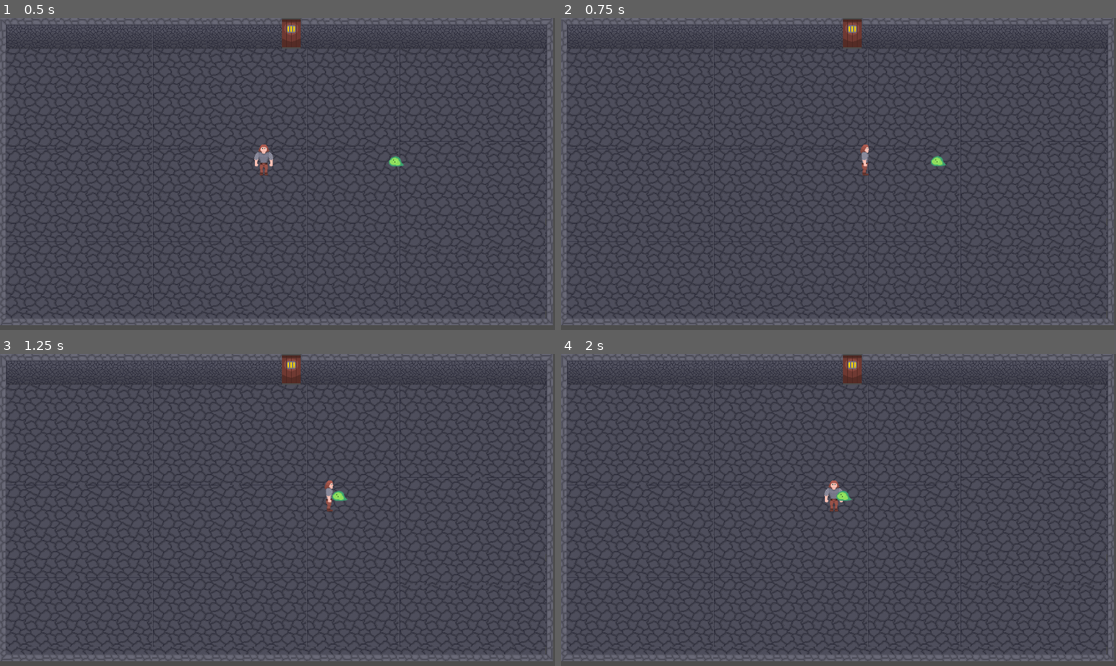
Above: before the commit, frames 1-4 (two rows, left to right).
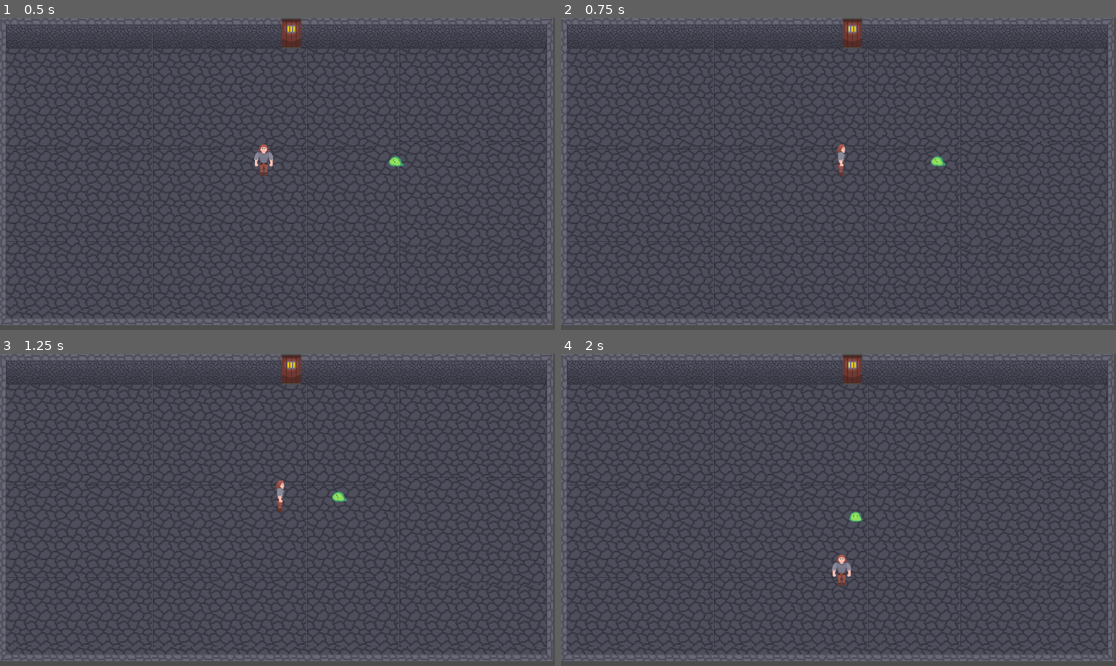
Above: after the commit, the same moments.

Repository: EsderJ10/proyecto-lqs
Game: Godot game, scene res://Scenes/test_room.tscn
The game is run twice, just before and just after one commit, with the same random seed, the same clock (stepped at 60 frames per second) and the same inputs.
Inputs:
- Up to frame 1 (0.5 s): no input
- Up to frame 2 (0.75 s): hold Right (move_right) from 0.53 s (still down); tap E (player_attack, bound only after the commit) at 0.6 s
- Up to frame 3 (1.25 s): keep holding Right (move_right)
- Up to frame 4 (2 s): release Right (move_right) at 1.28 s; hold Down (move_down) from 1.28 s (still down); tap E (player_attack, bound only after the commit) at 1.35 s

Frame 1 is identical in both runs. In frame 2, 0.2% of the frame differs, in the area x 49-56%, y 40-51%; in frame 3, 0.3%; in frame 4, 0.5%, in the area x 47-55%, y 40-75%.

Commit message:
First approach to player_attack feature #9

Diff:
--- a/Scenes/player.tscn
+++ b/Scenes/player.tscn
@@ -56,7 +56,8 @@
 
 [sub_resource type="CapsuleShape2D" id="CapsuleShape2D_547iw"]
 
-[sub_resource type="CircleShape2D" id="CircleShape2D_cvnsp"]
+[sub_resource type="SeparationRayShape2D" id="SeparationRayShape2D_cvnsp"]
+length = 27.0
 
 [node name="Player" type="CharacterBody2D"]
 script = ExtResource("1_avkim")
@@ -69,10 +70,13 @@
 position = Vector2(-1, 1)
 shape = SubResource("CapsuleShape2D_547iw")
 
-[node name="Area2D" type="Area2D" parent="."]
+[node name="HitboxAttack" type="Area2D" parent="."]
 
-[node name="CollisionShape2D" type="CollisionShape2D" parent="Area2D"]
+[node name="CollisionShape2D" type="CollisionShape2D" parent="HitboxAttack"]
 position = Vector2(-1, 28)
-shape = SubResource("CircleShape2D_cvnsp")
-one_way_collision = true
+shape = SubResource("SeparationRayShape2D_cvnsp")
 debug_color = Color(0.780821, 0.436582, 5.77569e-07, 0.42)
+
+[node name="AttackCooldownTimer" type="Timer" parent="."]
+
+[node name="AttackTimer" type="Timer" parent="."]
--- a/Scripts/Character/player.gd
+++ b/Scripts/Character/player.gd
@@ -1,28 +1,90 @@
 extends CharacterBody2D
 
-@export var speed = 421
-@onready var animated_sprite = $AnimatedSprite2D
+@export var speed: int = 421
+@export var is_attacking: bool = false
+@export var attack_duration: float = 0.3
+@export var attack_cooldown: float = 0.5
 
-func _process(delta):
+@onready var animated_sprite: AnimatedSprite2D = $AnimatedSprite2D
+@onready var hitbox_attack: Area2D = $HitboxAttack
+@onready var attack_cooldown_timer: Timer = $AttackCooldownTimer
+@onready var attack_timer: Timer = $AttackTimer
+
+var can_attack: bool = true
+var current_direction: String = "down"
+
+func _ready() -> void:
+	hitbox_attack.monitoring = false
+
+	attack_timer.timeout.connect(_on_attack_timer_timeout)
+	attack_cooldown_timer.timeout.connect(_on_attack_cooldown_timer_timeout)
+
+func _process(_float) -> void:
+	if Input.is_action_just_pressed("player_attack") and can_attack:
+		attack()
+
+func _physics_process(_delta: float) -> void:
 	var movement = Vector2.ZERO # Vector de movimiento del personaje (x,y)
 
-	if Input.is_action_pressed("move_right"):
-		movement.x += 1
-		animated_sprite.play("right")
-	if Input.is_action_pressed("move_left"):
-		movement.x -= 1
-		animated_sprite.play("left")
-	if Input.is_action_pressed("move_up"):
-		movement.y -= 1
-		animated_sprite.play("up")
-	if Input.is_action_pressed("move_down"):
-		movement.y += 1
-		animated_sprite.play("down")
+	if !is_attacking:
+		if Input.is_action_pressed("move_right"):
+			movement.x += 1
+			animated_sprite.play("right")
+			current_direction = "right"
+		if Input.is_action_pressed("move_left"):
+			movement.x -= 1
+			animated_sprite.play("left")
+			current_direction = "left"
+		if Input.is_action_pressed("move_up"):
+			movement.y -= 1
+			animated_sprite.play("up")
+			current_direction = "up"
+		if Input.is_action_pressed("move_down"):
+			movement.y += 1
+			animated_sprite.play("down")
+			current_direction = "down"
 
 	if movement.length() > 0:
 		movement = movement.normalized() * speed  # Normalizamos para evitar que vaya a mayor velocidad en diagonal
 
-	move_and_collide(movement * delta) # Movimiento mientras detecta colisiones
+	velocity = movement
+	move_and_slide()
+
+
+func attack() -> void:
+	is_attacking = true
+	can_attack = false
+
+	position_hitbox()
+	hitbox_attack.monitoring = true
+
+	# Inicializar temporizadores
+	attack_timer.start()
+	attack_cooldown_timer.start()
+
+func position_hitbox() -> void:
+	# Adjust hitbox position/rotation based in the current direction
+	match current_direction:
+		"right":
+			hitbox_attack.rotation_degrees = -90
+			hitbox_attack.position = Vector2(20, 0)
+		"left":
+			hitbox_attack.rotation_degrees = 90
+			hitbox_attack.position = Vector2(-20, 0)
+		"up":
+			hitbox_attack.rotation_degrees = 180
+			hitbox_attack.position = Vector2(0, -20)
+		"down":
+			hitbox_attack.rotation_degrees = 0
+			hitbox_attack.position = Vector2(0, 20)
+
+func _on_attack_timer_timeout() -> void:
+	# Disable the hitbox after attack
+	hitbox_attack.monitoring = false
+	is_attacking = false
+
+func _on_attack_cooldown_timer_timeout() -> void:
+	can_attack = true
 
 # Función para que los enemigos detecten al personaje/jugador
 func player():
--- a/project.godot
+++ b/project.godot
@@ -40,3 +40,8 @@
 "events": [Object(InputEventKey,"resource_local_to_scene":false,"resource_name":"","device":-1,"window_id":0,"alt_press …(195 unchanged characters)…
 ]
 }
+player_attack={
+"deadzone": 0.2,
+"events": [Object(InputEventKey,"resource_local_to_scene":false,"resource_name":"","device":-1,"window_id":0,"alt_pressed":false,"shift_pressed":false,"ctrl_pressed":false,"meta_pressed":false,"pressed":false,"keycode":0,"physical_keycode":69,"key_label":0,"unicode":101,"location":0,"echo":false,"script":null)
+]
+}
